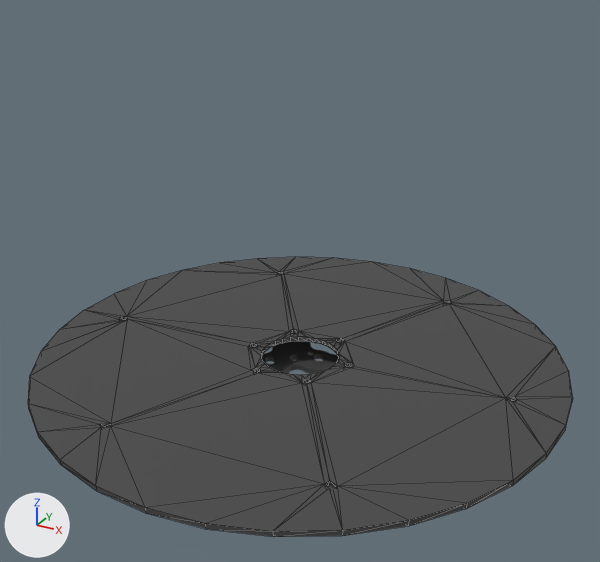
Two versions of the glTF model cad/robots/1706-spin-a.glb, one commit apart.
Before and after are seen from a camera (50 mm lens) standing at (0.172, -0.312, 0.356) and looking at (0.0, 0.0, 0.2). Lighting does not change. The marker at lower left points along +X, +Y and +Z. The older version comes first. Mesh edges are drawn as thin lines on the coarser meshes. Where no turn or scale is listed for an object, it has been applied to the vertices.

Names of what the first picture shows: 'RB-70-FOREHEAD', 'WCP-0972 Rev2-Mirrored'.
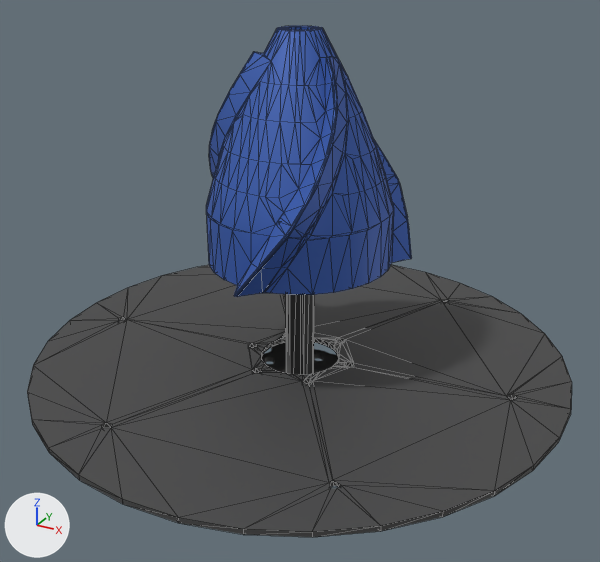
Changed parts and their boxes [x1, y1, x2, y2] in the pictures (600 x 562 px):
'Part 1-Mirrored', added (blue)
    after: [206, 26, 412, 297]
'1/2" Rounded Hex (7.75" L, 13.75mm OD)', added
    after: [286, 294, 314, 374]

What changed in the scene script:
```text
Add mat_alu:
    mat_alu = principled_material('alu')
    mat_alu.base_color = (0.0382, 0.0382, 0.0382)  # dark grey #373737
    mat_alu.metallic = 0.2
    mat_alu.roughness = 0.6
Add mat_not_alu_001:
    mat_not_alu_001 = principled_material('not-alu.001')
    mat_not_alu_001.base_color = (0.0437, 0.12, 0.456)  # blue #3b61b4
    mat_not_alu_001.metallic = 0.2
    mat_not_alu_001.roughness = 0.6
Add me_1_2__rounded_hex__7_75__l__13_75mm_od:
    me_1_2__rounded_hex__7_75__l__13_75mm_od.from_pydata(...)  # 41 vertices, 82 faces; spans x -0.007..0.007, y -0.007..0.007, z -0.098..0.098
    me_1_2__rounded_hex__7_75__l__13_75mm_od.materials.append(mat_alu)  # dark grey #373737
Add me_part_1_mirrored:
    me_part_1_mirrored.from_pydata(...)  # 1459 vertices, 2939 faces; spans x -0.0547..0.042, y -0.0539..0.0395, z -0.0508..0.0508
    me_part_1_mirrored.materials.append(mat_not_alu_001)  # blue #3b61b4
Add ob_1_2__rounded_hex__7_75__l__13_75mm_od:
    ob_1_2__rounded_hex__7_75__l__13_75mm_od = bpy.data.objects.new('1/2" Rounded Hex (7.75" L, 13.75mm OD)', me_1_2__rounded_hex__7_75__l__13_75mm_od)
    ob_1_2__rounded_hex__7_75__l__13_75mm_od.location = (0.0004, 0.0003, 0.1838)
Add ob_part_1_mirrored:
    ob_part_1_mirrored = bpy.data.objects.new('Part 1-Mirrored', me_part_1_mirrored)
    ob_part_1_mirrored.location = (0.0042, 0.0029, 0.2631)
```
